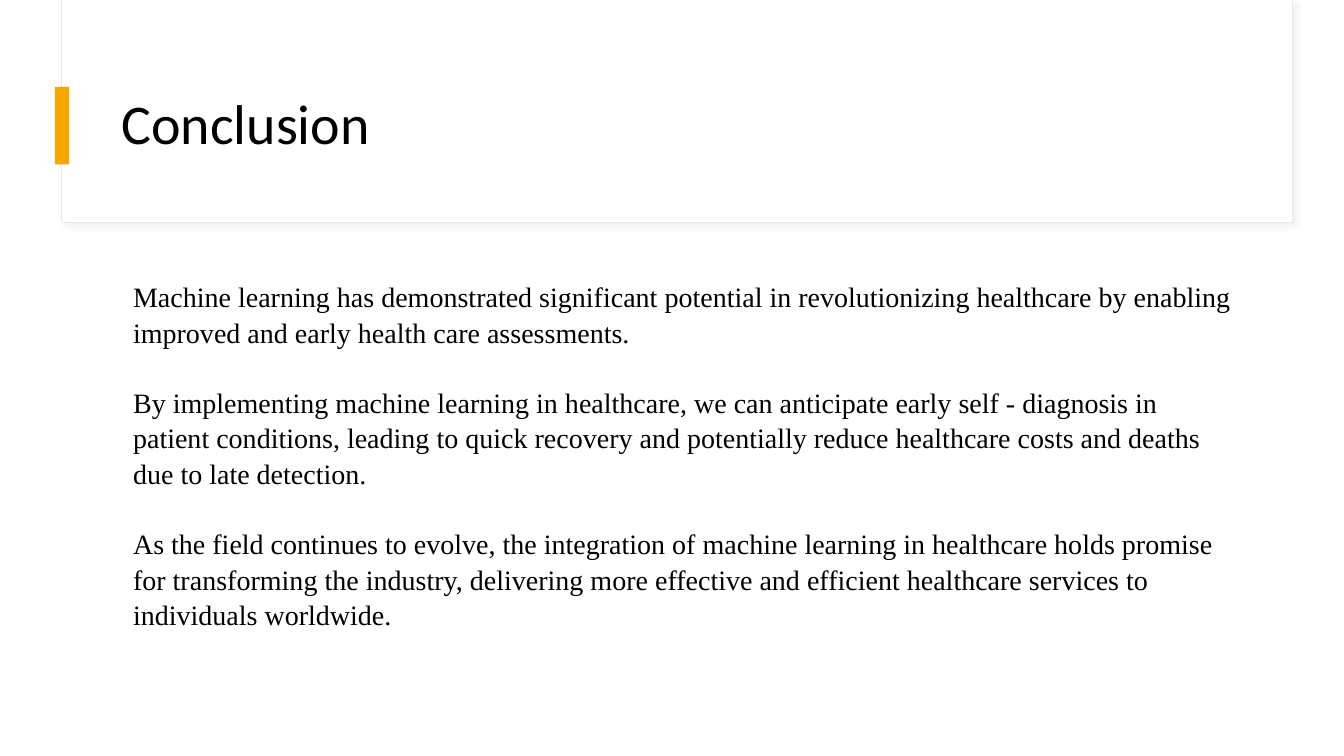
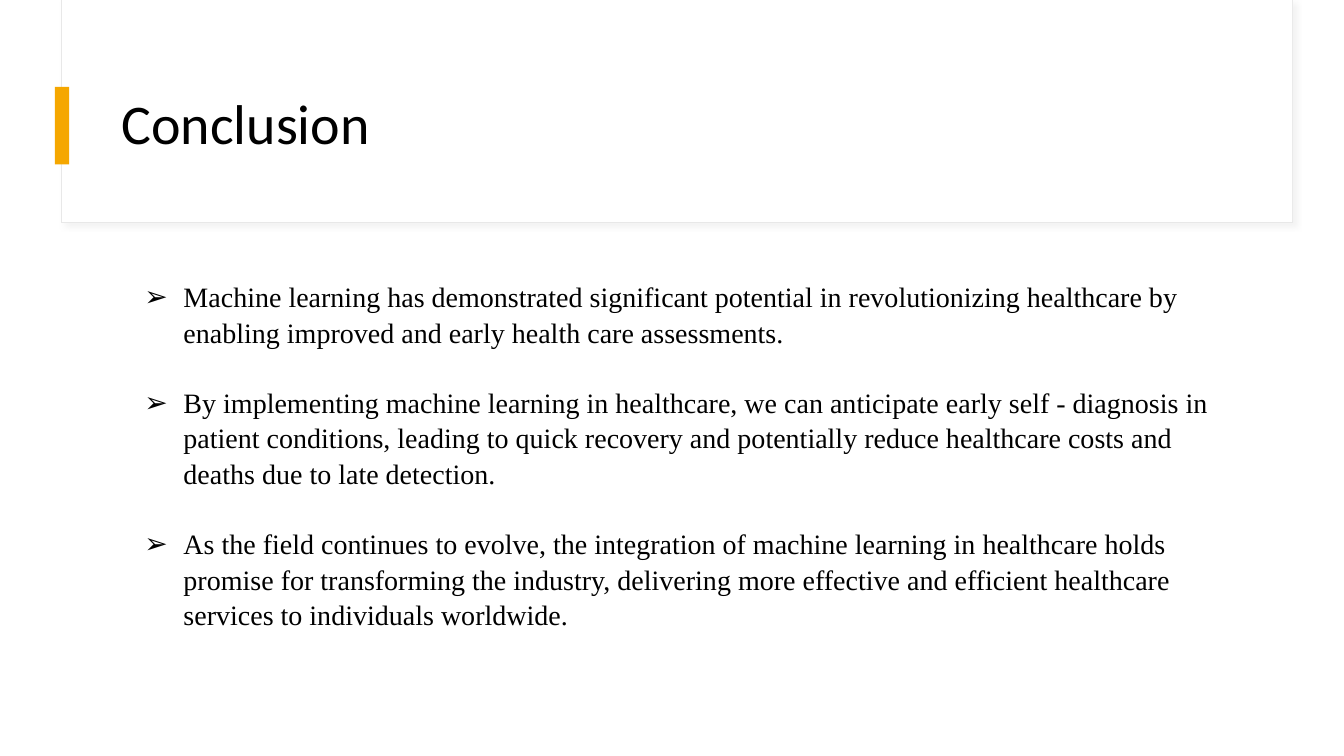
Before and after one commit to gustavo-cupertino/project-4-group-6, a slide deck: slide 16 of Project Presentation.pptx. Drawn at 1344x756 pixels with LibreOffice and Linux fonts; fonts in the diff are those of the drawing. Boxes give left, top, right and bottom in pixels: in the first picture for what was removed or moved away, otherwise in the second. Text is boxed around its words. In the diff, an @@ line names an element or a change of style, - is before the commit and + after.

```diff
--- a/Project Presentation.pptx
+++ b/Project Presentation.pptx
@@ text "Machine learning has demonstrated significant ..." at (183,287,1208,626): bullet none to ➢ @@
```
Also in this commit, not shown: 12 other slides changed, 2 slides added, 2 slides removed.
